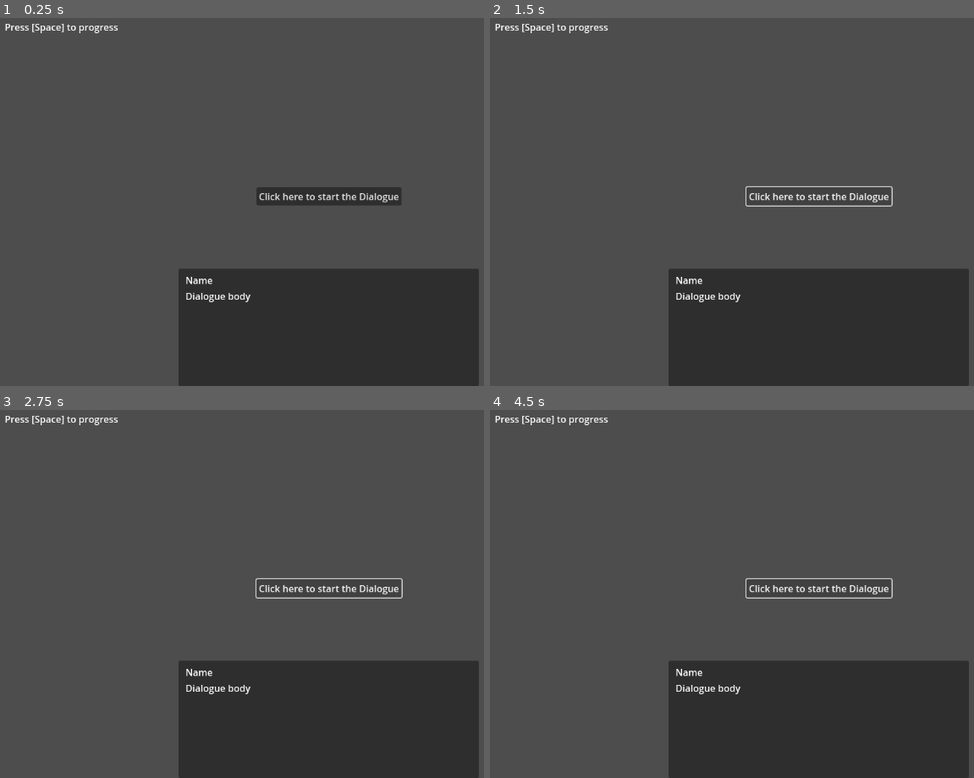
Above: before the commit, frames 1-4 (two rows, left to right).
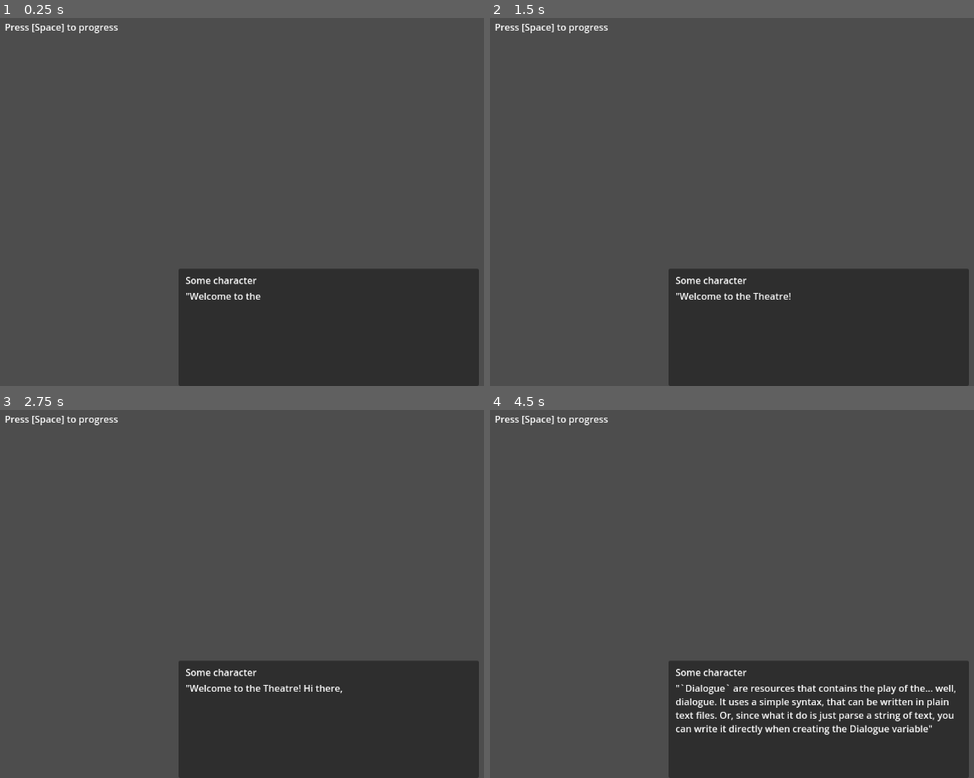
Above: after the commit, the same moments.

Repository: nndda/Theatre
Game: Godot game, scene res://theatre_demo/intro_1.tscn
The game is run twice, just before and just after one commit, with the same random seed, the same clock (stepped at 60 frames per second) and the same inputs.
Inputs (mouse positions are in pixels of both pictures, inside the frame that each line leads up to):
- Up to frame 1 (0.25 s): no input
- Up to frame 2 (1.5 s): click (819, 194) at 0.5 s, where only the run before the commit has a clickable "Click here to start the Dialo…"; click (819, 194) at 1.25 s, where only the run before the commit has a clickable "Click here to start the Dialo…"
- Up to frame 3 (2.75 s): click (329, 586) at 2 s, where only the run before the commit has a clickable "Click here to start the Dialo…"
- Up to frame 4 (4.5 s): tap Space (space) at 2.75, 3.6, 4.25 s; hold Space (space) 2.78-3.53 s; hold Space (space) from 4.28 s (still down)

The runs differ from the first frame. In frame 1, 1.6% of the frame differs, in the area x 38-83%, y 45-78%; in frame 2, 0.9%; in frame 3, 1.0%; in frame 4, 2.9%, in the area x 38-97%, y 45-89%.
Error before the commit: Assertion failed: Object of type Object is used. Only use `DialogueLabel` as "body_label" (res://addons/Theatre/classes/Stage.gd:82)

Commit message:
Update UI & switch to `DialogueLabel`

Diff:
--- a/theatre_demo/demo_scene.tscn
+++ b/theatre_demo/demo_scene.tscn
@@ -1,4 +1,6 @@
-[gd_scene format=3 uid="uid://ctrohnpqthbtr"]
+[gd_scene load_steps=2 format=3 uid="uid://ctrohnpqthbtr"]
+
+[ext_resource type="Script" path="res://addons/Theatre/classes/DialogueLabel.gd" id="1_kg1di"]
 
 [node name="DemoScene" type="Control"]
 layout_mode = 3
@@ -36,8 +38,7 @@
 
 [node name="Body" type="RichTextLabel" parent="DialogueContainer/MarginContainer/VBoxContainer"]
 layout_mode = 2
-size_flags_vertical = 3
-text = "Dialogue body"
+script = ExtResource("1_kg1di")
 
 [node name="StartButton" type="Button" parent="."]
 layout_mode = 1
--- a/theatre_demo/intro_1.tscn
+++ b/theatre_demo/intro_1.tscn
@@ -6,4 +6,7 @@
 [node name="Intro1" instance=ExtResource("1_mului")]
 script = ExtResource("1_yyntl")
 
+[node name="Body" parent="DialogueContainer/MarginContainer/VBoxContainer" index="1"]
+size_flags_vertical = 3
+
 [connection signal="ready" from="." to="." method="_on_ready"]
